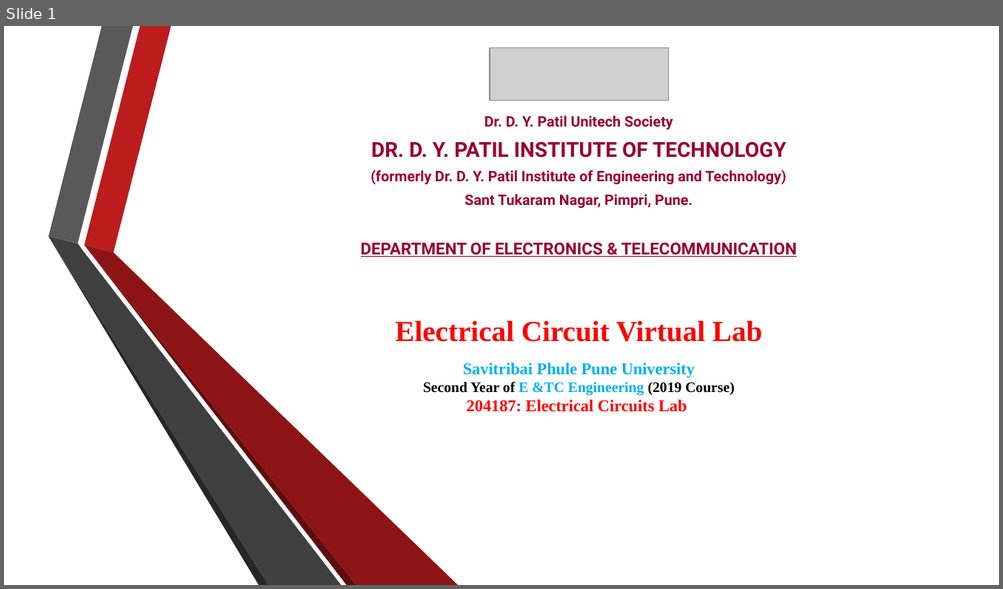
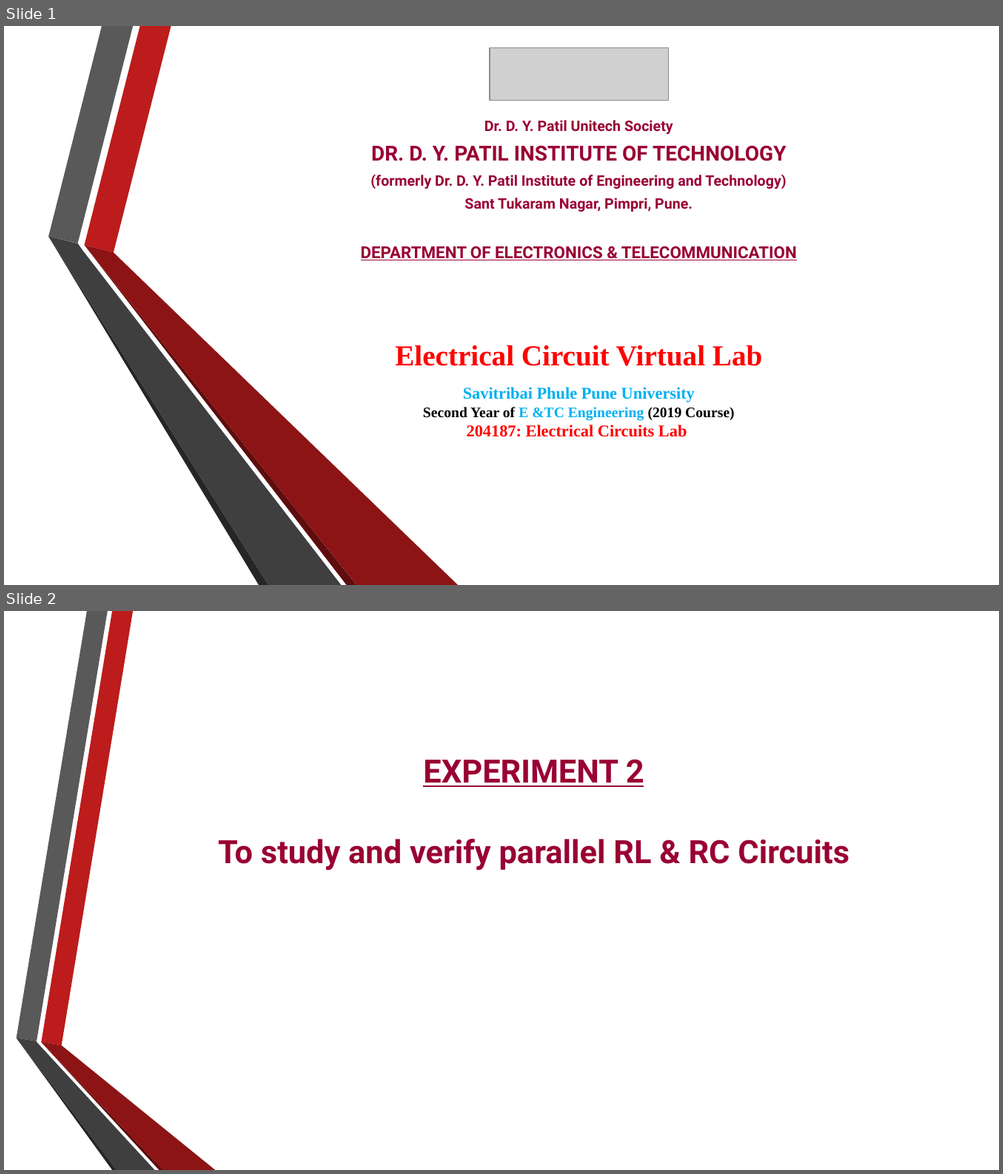
Before and after one commit to RahulAgrwal/Electrical-Virtual-lab, a slide deck: exp2/theoryimage/Procedure.pptx. Shown one above the other, each under a label of ours: slide 1 before the commit, slides 1 and 2 after it. The pictures are 1003x589 and 1003x1174 pixels, drawn with LibreOffice and Linux fonts; fonts in the diff are those of the drawing; grey boxes stand for pictures; background and template pictures are left out. Boxes give left, top, right and bottom in pixels: in the first picture for what was removed or moved away, otherwise in the second. Text is boxed around its words. In the diff, an @@ line names an element or a change of style, - is before the commit and + after.

```diff
--- a/exp2/theoryimage/Procedure.pptx
+++ b/exp2/theoryimage/Procedure.pptx
@@ slide 2 added at [4,611,999,1170], background picture (left out) @@
@@ text added at [218,759,849,871], 31 pt, text #990033, bold @@
+EXPERIMENT 2
+To study and verify parallel RL & RC Circuits
@@ group added at [16,611,215,1170]: 6 freeform shapes @@
@@ slide 1 changed as well @@
@@ text "Dr. D. Y. Patil Unitech ...": place and size @@
-text "Dr. D. Y. Patil Unitech ..." at [361,116,797,257]
+text "Dr. D. Y. Patil Unitech ..." at [361,120,797,261]
@@ text "Electrical Circuit Virtual Lab": place and size @@
-text "Electrical Circuit Virtual Lab" at [395,321,762,412]
+text "Electrical Circuit Virtual Lab" at [395,345,762,437]
```
Also in this commit, not shown: 3 other slides changed, 4 other slides added, 3 slides removed, 19 other files.
